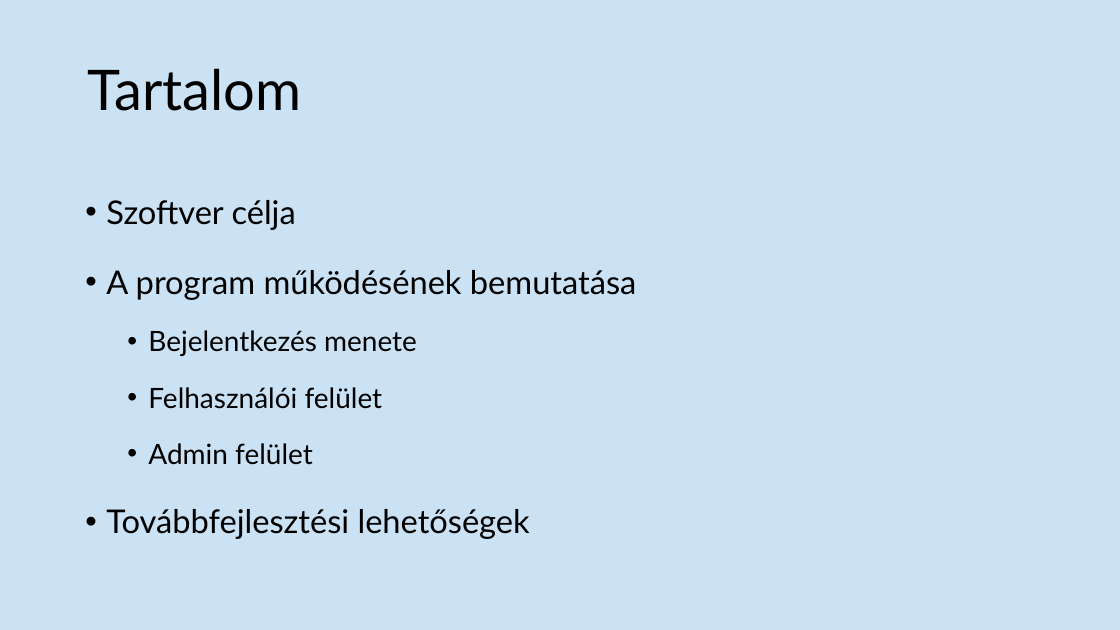
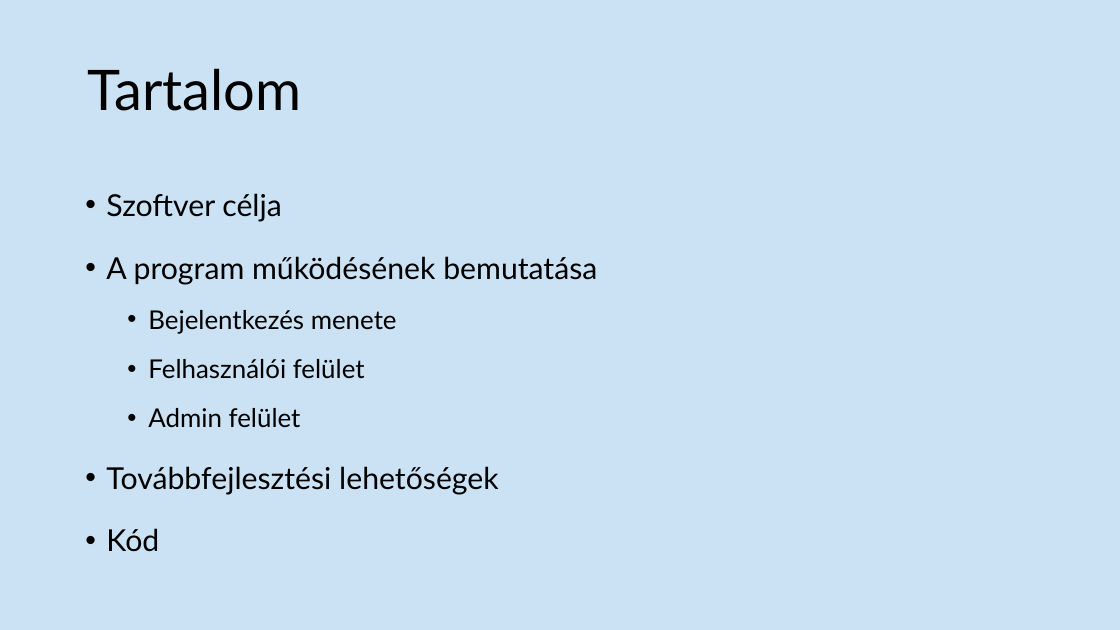
Before and after one commit to notdefinitelynot/bzsh_vizsga_ppt, a slide deck: slide 2 of BZSH Külker Leltár.pptx. Drawn at 1120x630 pixels with LibreOffice and Linux fonts; fonts in the diff are those of the drawing. Boxes give left, top, right and bottom in pixels: in the first picture for what was removed or moved away, otherwise in the second. Text is boxed around its words. In the diff, an @@ line names an element or a change of style, - is before the commit and + after.

Commit message:
asd

```diff
--- a/BZSH Külker Leltár.pptx
+++ b/BZSH Külker Leltár.pptx
@@ text at bbox=[106, 193, 597, 495]: size 28 to 25.9 pt in "Szoftver célja", "A program működésének bemutatása", "Továbbfejlesztési lehetőségek"; size 24 to 22.2 pt in "Bejelentkezés menete", "Felhasználói felület", "Admin felület"; line spacing 1.5 to 1.4 @@
@@ text at bbox=[106, 528, 159, 552]: paragraph added @@
+• Kód
```
Also in this commit, not shown: 1 other slide changed, 1 slide added, 1 slide removed.
